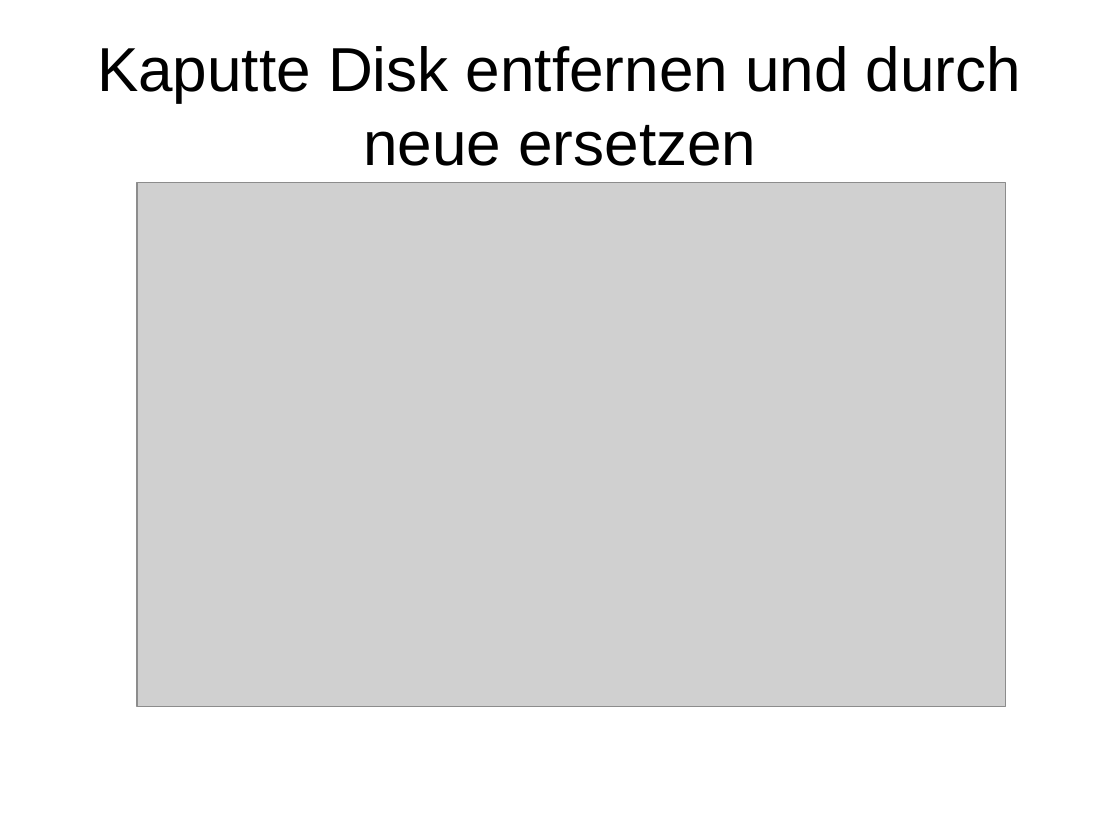
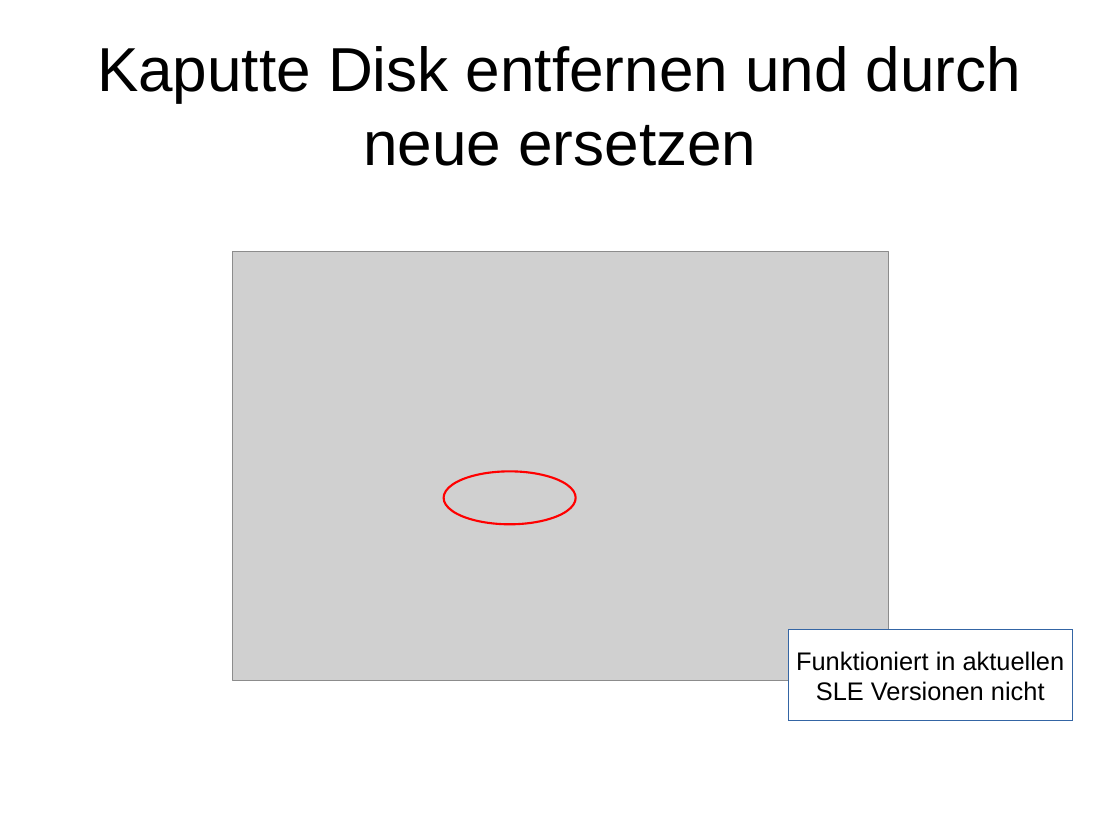
Before and after one commit to adfinis/adsy-trainings, a slide deck: slide 15 of SSA_SUSE-System-Administration/1003_btrfs/modul_btrfs_1003_02_demo.odp. Drawn at 1120x840 pixels with LibreOffice and Linux fonts; fonts in the diff are those of the drawing; grey boxes stand for pictures. Boxes give left, top, right and bottom in pixels: in the first picture for what was removed or moved away, otherwise in the second. Text is boxed around its words. In the diff, an @@ line names an element or a change of style, - is before the commit and + after.

```diff
--- a/SSA_SUSE-System-Administration/1003_btrfs/modul_btrfs_1003_02_demo.odp
+++ b/SSA_SUSE-System-Administration/1003_btrfs/modul_btrfs_1003_02_demo.odp
@@ picture: place and size @@
-picture at <box>137,183,1006,707</box>
+picture at <box>233,252,888,681</box>
@@ ellipse added at <box>444,472,576,524</box>, outline #FF0000 1.5 pt @@
@@ rectangle added at <box>789,630,1073,722</box>, fill #FFFFFF, outline #3465A4 0 pt, 18 pt, text #000000 @@
+Funktioniert in aktuellen
+SLE Versionen nicht
```
Also in this commit, not shown: 15 other slides changed, 1 other file.
